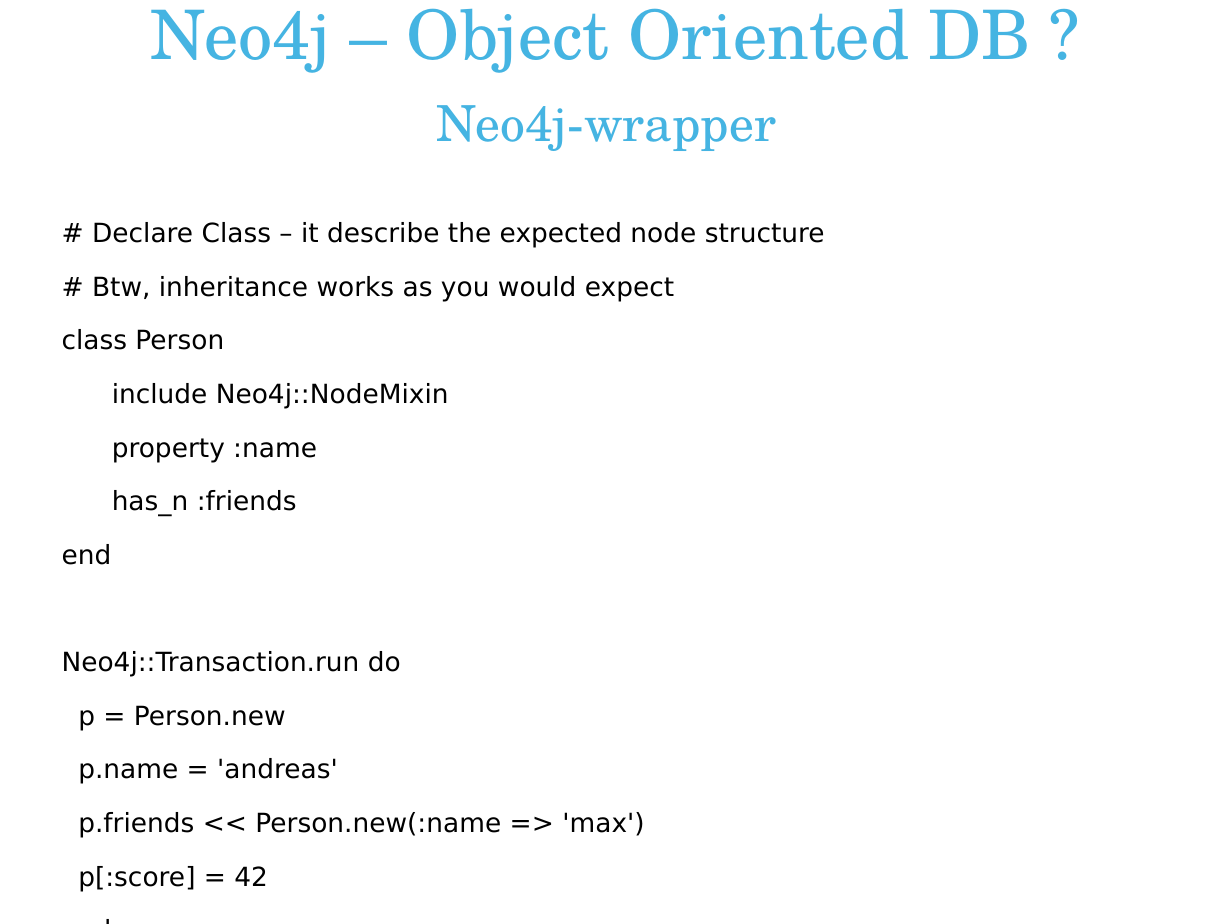
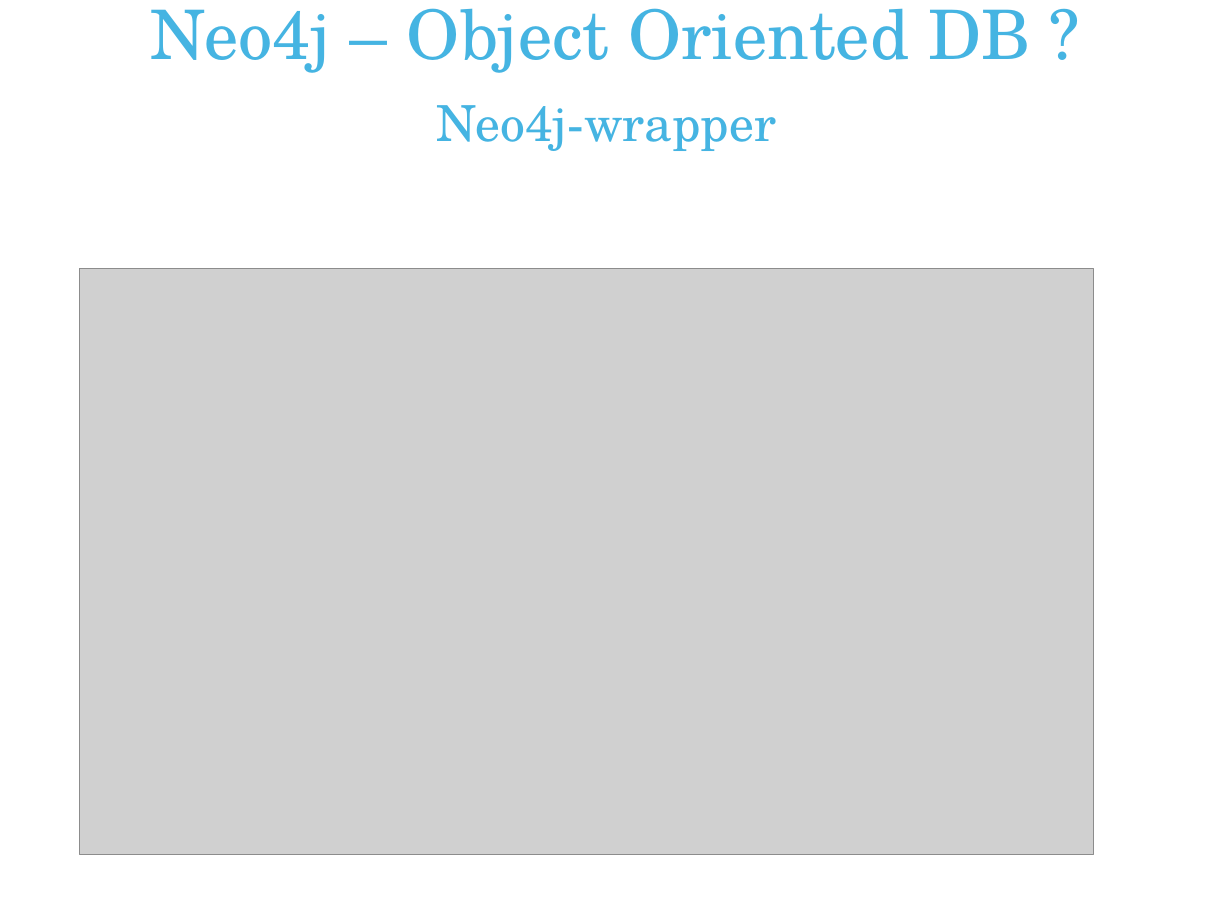
Before and after one commit to andreasronge/andreasronge.github.com, a slide deck: slide 30 of JRubyConf.odp. Drawn at 1232x924 pixels with LibreOffice and Linux fonts; fonts in the diff are those of the drawing; grey boxes stand for pictures; background and template pictures are left out. Boxes give left, top, right and bottom in pixels: in the first picture for what was removed or moved away, otherwise in the second. Text is boxed around its words. In the diff, an @@ line names an element or a change of style, - is before the commit and + after.

```diff
--- a/JRubyConf.odp
+++ b/JRubyConf.odp
@@ text removed at <box>62,222,825,838</box> @@
-# Declare Class – it describe the expected node structure
-# Btw, inheritance works as you would expect
-class Person
-include Neo4j::NodeMixin
-property :name
-has_n :friends
-end
-Neo4j::Transaction.run do
-p = Person.new
-p.name = 'andreas'
-p.friends << Person.new(:name => 'max')
-p[:score] = 42
-end
@@ picture added at <box>79,268,1093,855</box> @@
```
Also in this commit, not shown: 14 other slides changed, 3 slides added, 2 slides removed.
